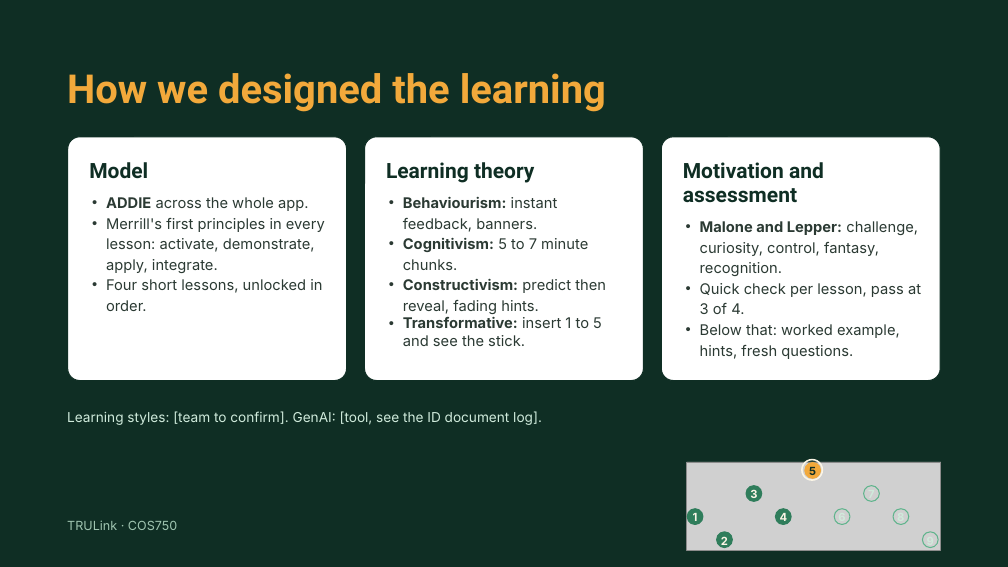
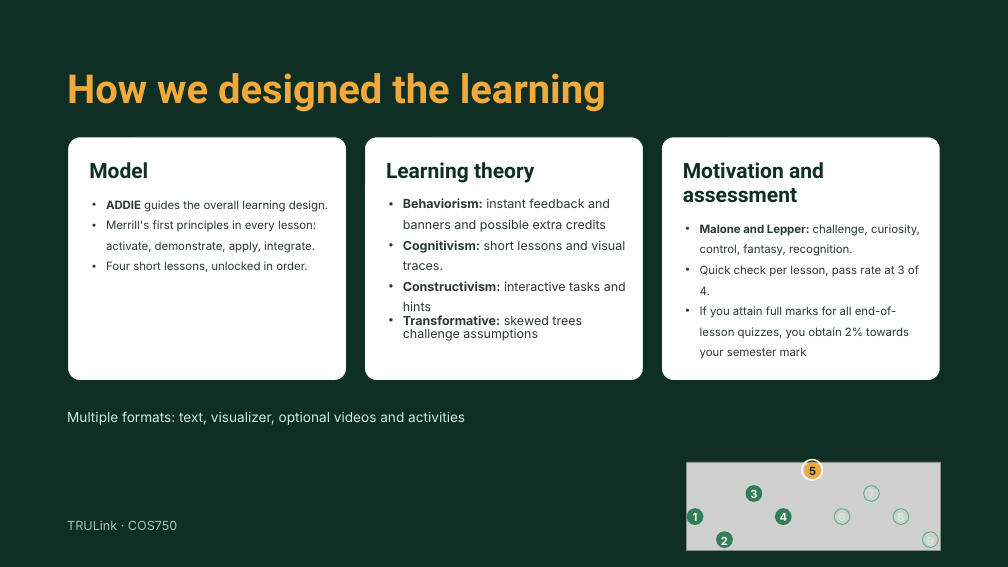
Before and after one commit to kvnxmars/cos212-bst-tutor, a slide deck: slide 5 of docs/presentation/Binary Search Trees – COS212 App Presentation.pptx. Drawn at 1008x567 pixels with LibreOffice and Linux fonts; fonts in the diff are those of the drawing; grey boxes stand for pictures. Boxes give left, top, right and bottom in pixels: in the first picture for what was removed or moved away, otherwise in the second. Text is boxed around its words. In the diff, an @@ line names an element or a change of style, - is before the commit and + after.

Commit message:
Updated Presentation

```diff
--- a/docs/presentation/Binary Search Trees – COS212 App Presentation.pptx
+++ b/docs/presentation/Binary Search Trees – COS212 App Presentation.pptx
@@ text at <box>106,200,328,212</box>: text changed; size 14 to 10.8 pt @@
-• ADDIE across the whole app.
+• ADDIE guides the overall learning design.
@@ text at <box>403,198,626,341</box>: text changed; size 14 to 11.9 pt @@
-• Behaviourism: instant feedback, banners.
-• Cognitivism: 5 to 7 minute chunks.
-• Constructivism: predict then reveal, fading hints.
-• Transformative: insert 1 to 5 and see the stick.
+• Behaviorism: instant feedback and banners and possible extra credits
+• Cognitivism: short lessons and visual traces.
+• Constructivism: interactive tasks and hints
+• Transformative: skewed trees challenge assumptions
@@ text at <box>106,220,316,272</box>: size 14 to 10.8 pt in "Merrill's first principles in every lesson: activate, ...", "Four short lessons, unlocked in order." @@
@@ text at <box>700,224,920,256</box>: size 14 to 10.8 pt in "Malone and Lepper: challenge, curiosity, control, fantasy, ..." @@
@@ text at <box>700,265,919,359</box>: text changed; size 14 to 10.8 pt @@
-• Quick check per lesson, pass at 3 of 4.
-• Below that: worked example, hints, fresh questions.
+• Quick check per lesson, pass rate at 3 of 4.
+• If you attain full marks for all end-of-lesson quizzes, you obtain 2% towards your semester mark
@@ text at <box>67,411,465,425</box>: text changed @@
-Learning styles: [team to confirm]. GenAI: [tool, see the ID document log].
+Multiple formats: text, visualizer, optional videos and activities
```
Also in this commit, not shown: 4 other slides changed.
